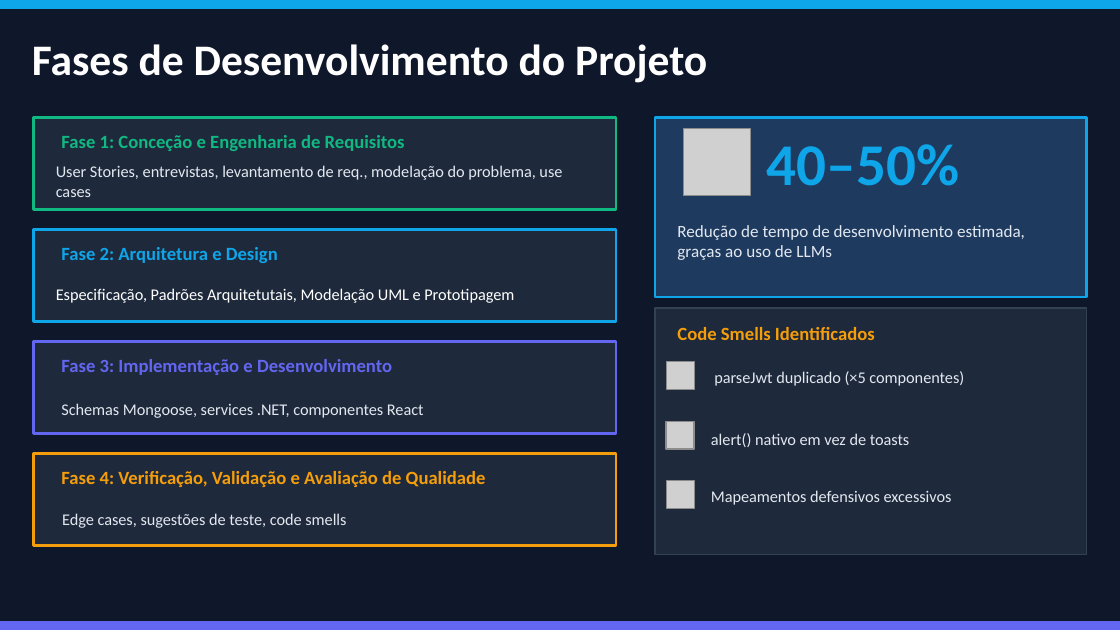
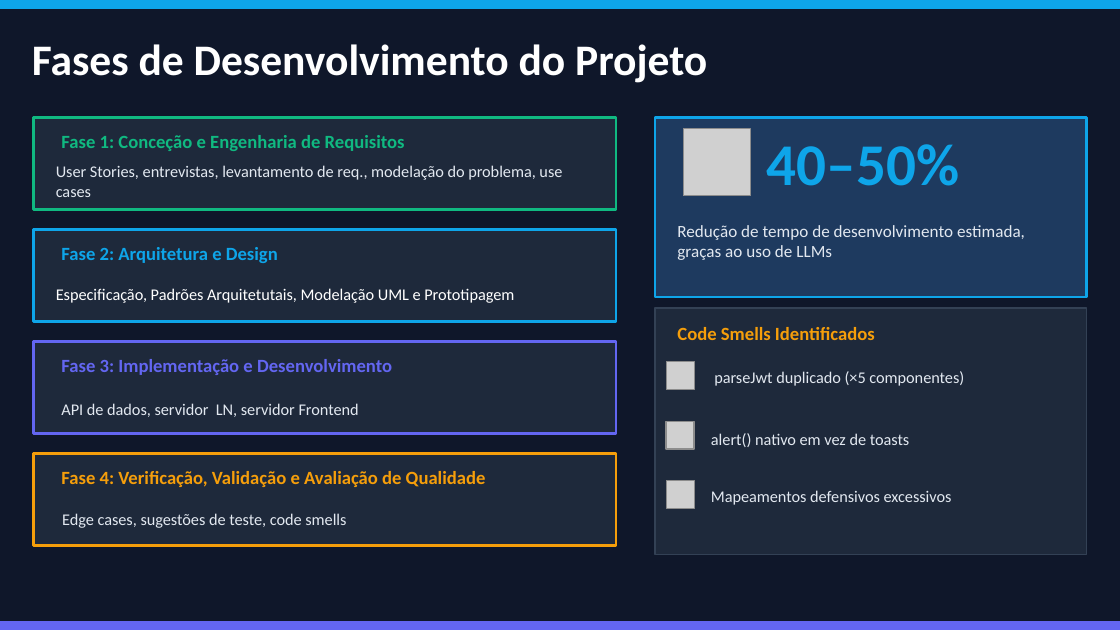
Before and after one commit to Diogoesteves11/LI4, a slide deck: slide 4 of FixNPresent_v2 .pptx. Drawn at 1120x630 pixels with LibreOffice and Linux fonts; fonts in the diff are those of the drawing; grey boxes stand for pictures. Boxes give left, top, right and bottom in pixels: in the first picture for what was removed or moved away, otherwise in the second. Text is boxed around its words. In the diff, an @@ line names an element or a change of style, - is before the commit and + after.

```diff
--- a/FixNPresent_v2 .pptx
+++ b/FixNPresent_v2 .pptx
@@ text at bbox=[61, 403, 359, 417]: text changed @@
-Schemas Mongoose, services .NET, componentes React
+API de dados, servidor LN, servidor Frontend
```
Also in this commit, not shown: 9 other slides changed, 4 slides added.
